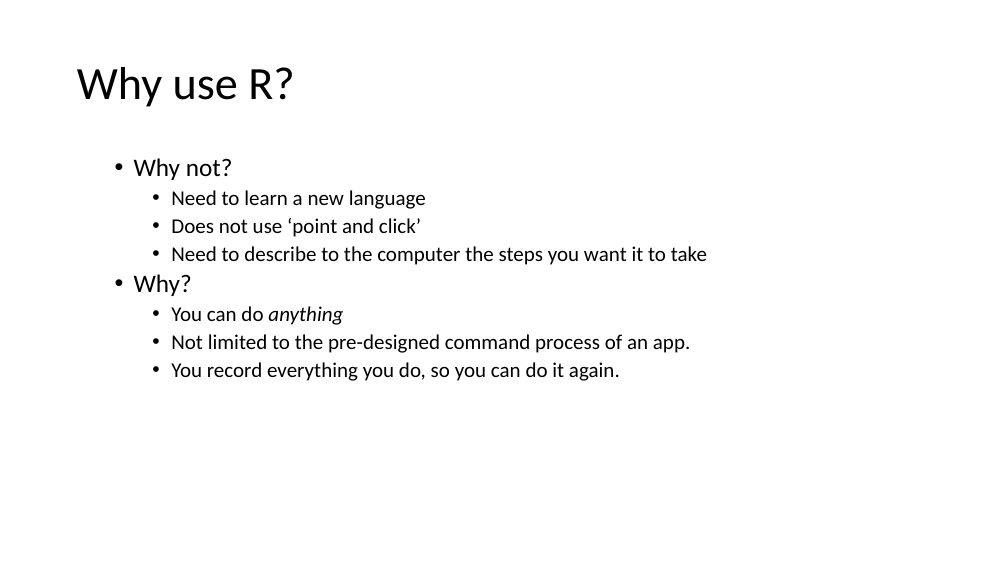
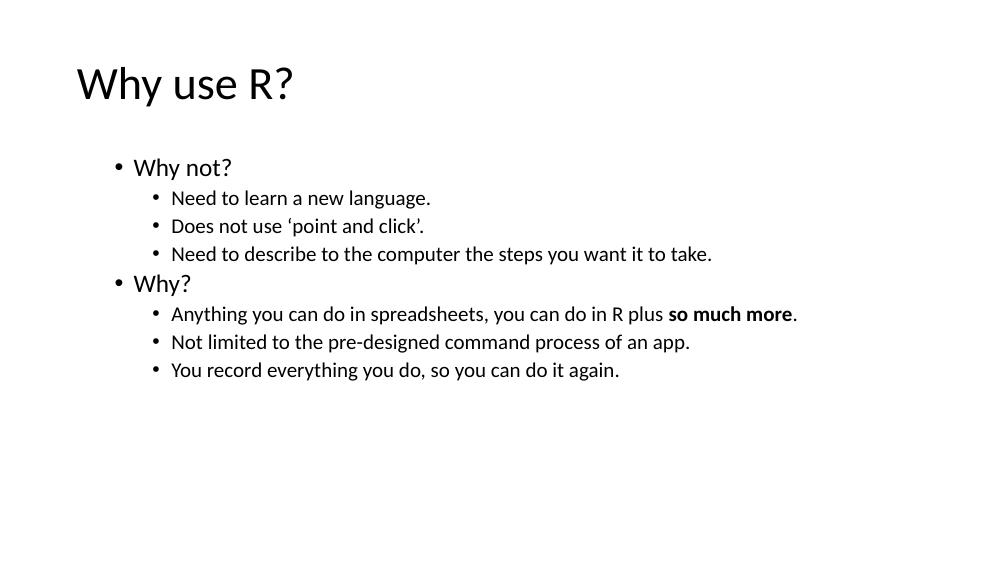
Before and after one commit to ClinicianCoders/ClinicianCoders, a slide deck: slide 6 of Workshops/Workshop1.pptx. Drawn at 1008x567 pixels with LibreOffice and Linux fonts; fonts in the diff are those of the drawing. Boxes give left, top, right and bottom in pixels: in the first picture for what was removed or moved away, otherwise in the second. Text is boxed around its words. In the diff, an @@ line names an element or a change of style, - is before the commit and + after.

```diff
--- a/Workshops/Workshop1.pptx
+++ b/Workshops/Workshop1.pptx
@@ text at box(171, 190, 713, 265): text changed @@
-    • Need to learn a new language
-    • Does not use ‘point and click’
-    • Need to describe to the computer the steps you want it to take
+    • Need to learn a new language.
+    • Does not use ‘point and click’.
+    • Need to describe to the computer the steps you want it to take.
@@ text at box(171, 306, 798, 325): text changed @@
-    • You can do anything
+    • Anything you can do in spreadsheets, you can do in R plus so much more.
```
Also in this commit, not shown: 28 other slides changed, 2 other files.
